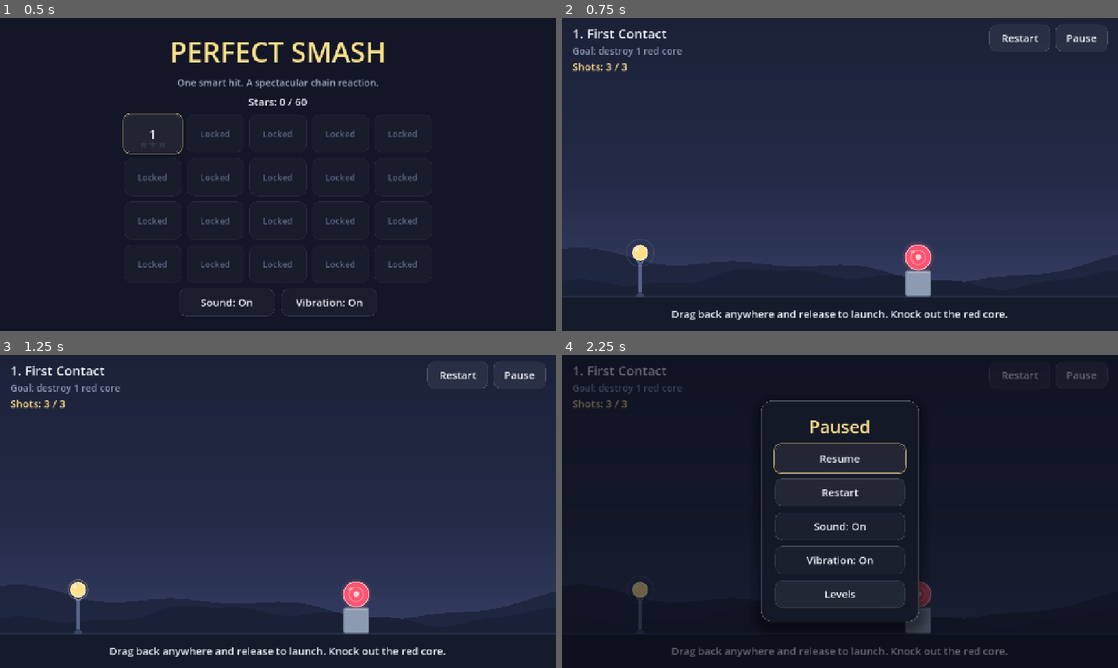
Above: before the commit, frames 1-4 (two rows, left to right).
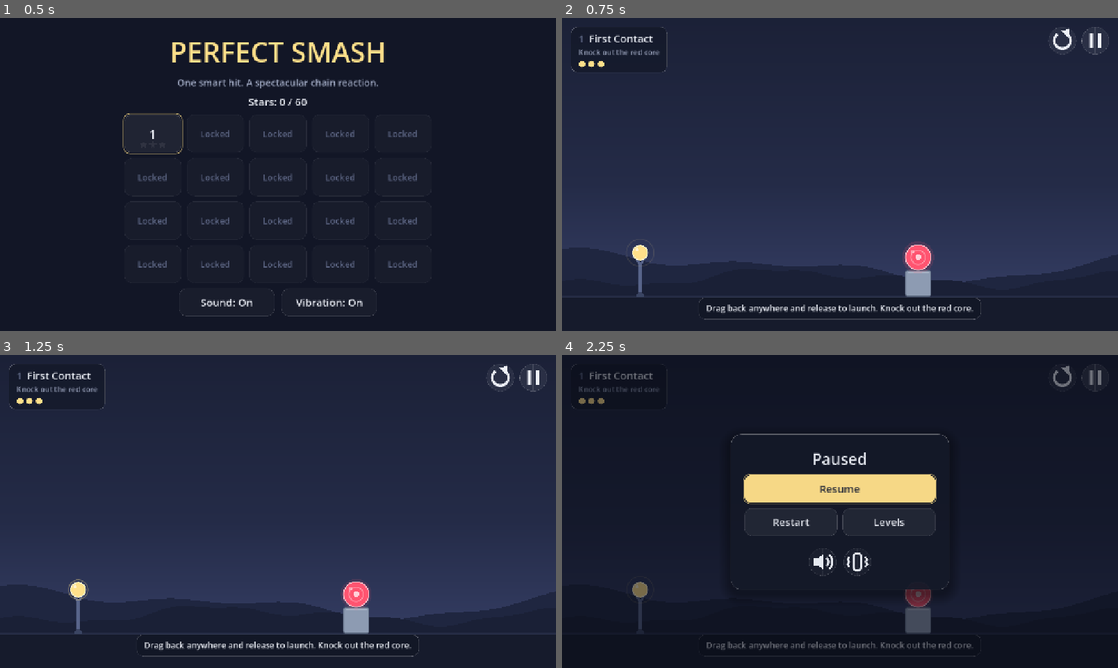
Above: after the commit, the same moments.

Repository: ranababu1/perfectsmash
Game: Godot game, scene res://scenes/main.tscn
Same seed, same stepped clock (60 frames per second), same inputs: the game is played once before the commit and once after it.
Inputs (mouse positions are in pixels of both pictures, inside the frame that each line leads up to):
- Up to frame 1 (0.5 s): no input
- Up to frame 2 (0.75 s): click "1" at 0.5 s
- Up to frame 3 (1.25 s): no input
- Up to frame 4 (2.25 s): click (1017, 373) at 1.25 s, where only the run before the commit has a clickable "Restart"; click (1079, 373) at 2 s, where only the run before the commit has a clickable "Pause"

Frame 1 is identical in both runs. In frame 2, 2.8% of the frame differs, in the area x 1-99%, y 2-97%; in frame 3, 2.8%; in frame 4, 8.0%, in the area x 1-97%, y 2-97%.

Commit message:
UI: HUD chip with shot pips, icon buttons, floating hint, redesigned pause/result panels

Diff:
--- a/scripts/ui/game_screen.gd
+++ b/scripts/ui/game_screen.gd
@@ -65,6 +65,7 @@
 	hud.next_pressed.connect(_on_next)
 	hud.sound_toggled.connect(sound_toggled.emit)
 	hud.vibration_toggled.connect(vibration_toggled.emit)
+	hud.star_revealed.connect(func(_i: int) -> void: audio.play("click"))
 	for b in [hud.pause_pressed, hud.resume_pressed, hud.restart_pressed, hud.menu_pressed, hud.next_pressed]:
 		b.connect(func() -> void: audio.play("click"))
 
@@ -137,7 +138,7 @@
 	audio.play("win" if won else "lose")
 	if won:
 		_vibrate(VIBRATE_WIN_MS)
-	hud.show_result(won, stars, shots_used, _has_next)
+	hud.show_result(won, stars, shots_used, _has_next, session.definition.par)
 
 
 func _on_menu() -> void:
--- a/scripts/ui/hud.gd
+++ b/scripts/ui/hud.gd
@@ -10,13 +10,17 @@
 signal next_pressed
 signal sound_toggled(enabled: bool)
 signal vibration_toggled(enabled: bool)
-
-const MARGIN := 24.0
-
+## Emitted as each result star appears, so the screen can play a sound for it.
+signal star_revealed(index: int)
+
+const MARGIN := 20.0
+
+var _number: Label
 var _title: Label
 var _objective: Label
-var _shots: Label
+var _shots: ShotPips
 var _hint: Label
+var _hint_chip: Control
 var _overlay: Control
 
 
@@ -24,63 +28,80 @@
 	set_anchors_and_offsets_preset(Control.PRESET_FULL_RECT)
 	mouse_filter = Control.MOUSE_FILTER_IGNORE
 
+	var info_chip := _chip()
+	info_chip.position = Vector2(MARGIN, MARGIN)
+	add_child(info_chip)
 	var info := VBoxContainer.new()
-	info.position = Vector2(MARGIN, MARGIN * 0.6)
 	info.mouse_filter = Control.MOUSE_FILTER_IGNORE
-	add_child(info)
-	_title = UiKit.label("", 30)
-	_title.horizontal_alignment = HORIZONTAL_ALIGNMENT_LEFT
-	_objective = UiKit.label("", 22, Palette.TEXT_DIM)
-	_objective.horizontal_alignment = HORIZONTAL_ALIGNMENT_LEFT
-	_shots = UiKit.label("", 24, Palette.ACCENT)
-	_shots.horizontal_alignment = HORIZONTAL_ALIGNMENT_LEFT
-	for l in [_title, _objective, _shots]:
-		info.add_child(l)
+	info.add_theme_constant_override("separation", 2)
+	info_chip.add_child(info)
+	var heading := HBoxContainer.new()
+	heading.mouse_filter = Control.MOUSE_FILTER_IGNORE
+	heading.add_theme_constant_override("separation", 10)
+	_number = _left_label(24, Palette.TEXT_FAINT)
+	_title = _left_label(24, Palette.TEXT)
+	heading.add_child(_number)
+	heading.add_child(_title)
+	_objective = _left_label(17, Palette.TEXT_DIM)
+	_shots = ShotPips.new()
+	info.add_child(heading)
+	info.add_child(_objective)
+	info.add_child(_shots)
 
 	# Full-width strip aligned right; the strip itself ignores input so only the buttons block aiming.
 	var buttons := HBoxContainer.new()
 	buttons.set_anchors_preset(Control.PRESET_TOP_WIDE)
 	buttons.offset_left = MARGIN
 	buttons.offset_right = -MARGIN
-	buttons.offset_top = MARGIN * 0.6
+	buttons.offset_top = MARGIN
 	buttons.alignment = BoxContainer.ALIGNMENT_END
 	buttons.mouse_filter = Control.MOUSE_FILTER_IGNORE
 	buttons.add_theme_constant_override("separation", 12)
 	add_child(buttons)
-	var restart := UiKit.button("Restart", 140)
+	var restart := UiKit.icon_button("restart")
+	restart.tooltip_text = "Restart"
 	restart.pressed.connect(restart_pressed.emit)
-	var pause := UiKit.button("Pause", 120)
+	var pause := UiKit.icon_button("pause")
+	pause.tooltip_text = "Pause"
 	pause.pressed.connect(pause_pressed.emit)
 	buttons.add_child(restart)
 	buttons.add_child(pause)
 
-	_hint = UiKit.label("", 24, Palette.TEXT)
-	_hint.set_anchors_preset(Control.PRESET_BOTTOM_WIDE)
-	_hint.offset_top = -56
-	_hint.offset_bottom = -20
-	_hint.mouse_filter = Control.MOUSE_FILTER_IGNORE
-	add_child(_hint)
+	var hint_row := HBoxContainer.new()
+	hint_row.set_anchors_preset(Control.PRESET_BOTTOM_WIDE)
+	hint_row.offset_top = -78
+	hint_row.offset_bottom = -26
+	hint_row.alignment = BoxContainer.ALIGNMENT_CENTER
+	hint_row.mouse_filter = Control.MOUSE_FILTER_IGNORE
+	add_child(hint_row)
+	_hint_chip = _chip()
+	_hint = _left_label(19, Palette.TEXT)
+	_hint_chip.add_child(_hint)
+	hint_row.add_child(_hint_chip)
 
 
 func set_level(def: LevelDefinition, number: int) -> void:
-	_title.text = "%d. %s" % [number, def.name]
+	_number.text = str(number)
+	_title.text = def.name
 	if def.objective_type == LevelDefinition.OBJECTIVE_TOPPLE:
-		_objective.text = "Goal: bring every block below the green line"
+		_objective.text = "Bring every block below the green line"
 	else:
-		_objective.text = "Goal: destroy %d red core%s" % [def.targets.size(), "" if def.targets.size() == 1 else "s"]
+		var count := def.targets.size()
+		_objective.text = "Knock out the red core" if count == 1 else "Knock out all %d red cores" % count
 	_hint.text = def.hint
-	_hint.modulate.a = 1.0
+	_hint_chip.modulate.a = 1.0
+	_hint_chip.visible = def.hint != ""
 	hide_overlay()
 
 
 func set_shots(remaining: int, budget: int) -> void:
-	_shots.text = "Shots: %d / %d" % [remaining, budget]
+	_shots.set_counts(remaining, budget)
 
 
 func fade_hint() -> void:
-	if _hint.modulate.a <= 0.0:
+	if _hint_chip.modulate.a <= 0.0:
 		return
-	create_tween().tween_property(_hint, "modulate:a", 0.0, 0.6)
+	create_tween().tween_property(_hint_chip, "modulate:a", 0.0, 0.5)
 
 
 func has_overlay() -> bool:
@@ -94,66 +115,147 @@
 
 
 func show_pause(sound_on: bool, vibration_on: bool) -> void:
-	var box := _open_panel("Paused")
-	box.add_child(_action("Resume", resume_pressed))
-	box.add_child(_action("Restart", restart_pressed))
-	var sound := UiKit.button("")
-	_bind_toggle(sound, "Sound", sound_on, sound_toggled)
-	box.add_child(sound)
-	var vibration := UiKit.button("")
-	_bind_toggle(vibration, "Vibration", vibration_on, vibration_toggled)
-	box.add_child(vibration)
-	box.add_child(_action("Levels", menu_pressed))
-	box.get_child(1).grab_focus.call_deferred()
-
-
-func show_result(won: bool, stars: int, shots_used: int, has_next: bool) -> void:
-	var box := _open_panel("Level Clear!" if won else "Out of Shots")
+	var box := _open_panel("Paused", "")
+	var resume := UiKit.primary_button("Resume", UiKit.PANEL_WIDTH)
+	resume.pressed.connect(resume_pressed.emit)
+	box.add_child(resume)
+	var row := _button_row()
+	row.add_child(_action("Restart", restart_pressed, true))
+	row.add_child(_action("Levels", menu_pressed, true))
+	box.add_child(row)
+	var toggles := HBoxContainer.new()
+	toggles.alignment = BoxContainer.ALIGNMENT_CENTER
+	toggles.add_theme_constant_override("separation", 16)
+	var sound := UiKit.icon_button("sound", "sound_off")
+	sound.tooltip_text = "Sound"
+	sound.button_pressed = sound_on
+	sound.toggled.connect(sound_toggled.emit)
+	var vibration := UiKit.icon_button("vibrate", "vibrate_off")
+	vibration.tooltip_text = "Vibration"
+	vibration.button_pressed = vibration_on
+	vibration.toggled.connect(vibration_toggled.emit)
+	toggles.add_child(sound)
+	toggles.add_child(vibration)
+	box.add_child(_spacer(4))
+	box.add_child(toggles)
+	UiKit.focus_default(resume)
+
+
+func show_result(won: bool, stars: int, shots_used: int, has_next: bool, par: int = 0) -> void:
+	var box: VBoxContainer
+	var first: Button
 	if won:
-		box.add_child(StarRow.new(stars, 28.0))
-		box.add_child(UiKit.label("Solved with %d shot%s" % [shots_used, "" if shots_used == 1 else "s"], 24, Palette.TEXT_DIM))
+		box = _open_panel("Level clear", "")
+		var row_stars := StarRow.new(stars, 30.0)
+		box.add_child(row_stars)
+		row_stars.reveal(star_revealed.emit)
+		var detail := "Solved in %d shot%s" % [shots_used, "" if shots_used == 1 else "s"]
+		if par > 0 and stars < ScoreRules.MAX_STARS:
+			detail += "  ·  par %d" % par
+		box.add_child(UiKit.label(detail, 19, Palette.TEXT_DIM))
+		box.add_child(_spacer(6))
 		if has_next:
-			box.add_child(_action("Next Level", next_pressed))
-		box.add_child(_action("Replay", restart_pressed))
+			first = UiKit.primary_button("Next level", UiKit.PANEL_WIDTH)
+			first.pressed.connect(next_pressed.emit)
+			box.add_child(first)
+		var row := _button_row()
+		row.add_child(_action("Replay", restart_pressed, true))
+		row.add_child(_action("Levels", menu_pressed, true))
+		box.add_child(row)
+		if first == null:
+			first = row.get_child(0)
 	else:
-		box.add_child(UiKit.label("Study the structure and try another angle.", 22, Palette.TEXT_DIM))
-		box.add_child(_action("Retry", restart_pressed))
-	box.add_child(_action("Levels", menu_pressed))
-	for child in box.get_children():
-		if child is Button:
-			child.grab_focus.call_deferred()
-			break
-
-
-func _open_panel(title: String) -> VBoxContainer:
+		box = _open_panel("Out of shots", "Study the structure and try another angle.")
+		box.add_child(_spacer(6))
+		first = UiKit.primary_button("Retry", UiKit.PANEL_WIDTH)
+		first.pressed.connect(restart_pressed.emit)
+		box.add_child(first)
+		box.add_child(_action("Levels", menu_pressed))
+	UiKit.focus_default(first)
+
+
+func _open_panel(title: String, subtitle: String) -> VBoxContainer:
 	hide_overlay()
 	var root := Control.new()
 	root.set_anchors_and_offsets_preset(Control.PRESET_FULL_RECT)
 	root.mouse_filter = Control.MOUSE_FILTER_IGNORE
-	root.add_child(UiKit.overlay())
+	var dim := UiKit.overlay()
+	root.add_child(dim)
 	var panel := PanelContainer.new()
+	panel.custom_minimum_size.x = UiKit.PANEL_WIDTH + 64.0
 	var box := VBoxContainer.new()
-	box.add_theme_constant_override("separation", 14)
+	box.add_theme_constant_override("separation", 12)
 	box.alignment = BoxContainer.ALIGNMENT_CENTER
-	box.add_child(UiKit.label(title, 40, Palette.ACCENT))
+	box.add_child(UiKit.label(title, 36, Palette.TEXT))
+	if subtitle != "":
+		var sub := UiKit.label(subtitle, 19, Palette.TEXT_DIM)
+		sub.autowrap_mode = TextServer.AUTOWRAP_WORD_SMART
+		box.add_child(sub)
 	panel.add_child(box)
-	root.add_child(UiKit.centered(panel))
+	var center := UiKit.centered(panel)
+	root.add_child(center)
 	add_child(root)
 	_overlay = root
+	UiKit.animate_in(center)
+	dim.modulate.a = 0.0
+	dim.create_tween().tween_property(dim, "modulate:a", 1.0, 0.2)
 	return box
 
 
-func _action(text: String, sig: Signal) -> Button:
-	var b := UiKit.button(text, 300)
+func _action(text: String, sig: Signal, half: bool = false) -> Button:
+	var b := UiKit.button(text, (UiKit.PANEL_WIDTH - 12.0) / 2.0 if half else UiKit.PANEL_WIDTH)
+	b.size_flags_horizontal = Control.SIZE_EXPAND_FILL
 	b.pressed.connect(sig.emit)
 	return b
 
 
-func _bind_toggle(b: Button, title: String, initial: bool, sig: Signal) -> void:
-	b.custom_minimum_size.x = 300
-	b.toggle_mode = true
-	b.button_pressed = initial
-	b.text = "%s: %s" % [title, "On" if initial else "Off"]
-	b.toggled.connect(func(on: bool) -> void:
-		b.text = "%s: %s" % [title, "On" if on else "Off"]
-		sig.emit(on))
+func _button_row() -> HBoxContainer:
+	var row := HBoxContainer.new()
+	row.add_theme_constant_override("separation", 12)
+	return row
+
+
+func _spacer(height: float) -> Control:
+	var c := Control.new()
+	c.custom_minimum_size.y = height
+	c.mouse_filter = Control.MOUSE_FILTER_IGNORE
+	return c
+
+
+func _chip() -> PanelContainer:
+	var chip := PanelContainer.new()
+	chip.theme_type_variation = UiKit.CHIP
+	chip.mouse_filter = Control.MOUSE_FILTER_IGNORE
+	return chip
+
+
+func _left_label(font_size: int, color: Color) -> Label:
+	var l := UiKit.label("", font_size, color)
+	l.horizontal_alignment = HORIZONTAL_ALIGNMENT_LEFT
+	l.mouse_filter = Control.MOUSE_FILTER_IGNORE
+	return l
+
+
+## Remaining shots as a row of small balls: filled = available, hollow = spent.
+class ShotPips extends Control:
+	const PIP := 7.0
+	const GAP := 8.0
+	var remaining := 0
+	var budget := 0
+
+	func _init() -> void:
+		mouse_filter = Control.MOUSE_FILTER_IGNORE
+		custom_minimum_size = Vector2(0, PIP * 2.0 + 10.0)
+
+	func set_counts(p_remaining: int, p_budget: int) -> void:
+		remaining = p_remaining
+		budget = p_budget
+		queue_redraw()
+
+	func _draw() -> void:
+		for i in budget:
+			var center := Vector2(PIP + 1.0 + i * (PIP * 2.0 + GAP), size.y / 2.0 + 2.0)
+			if i < remaining:
+				draw_circle(center, PIP, Palette.PROJECTILE, true, -1.0, true)
+			else:
+				draw_arc(center, PIP - 1.0, 0, TAU, 24, Palette.TEXT_FAINT, 1.5, true)
